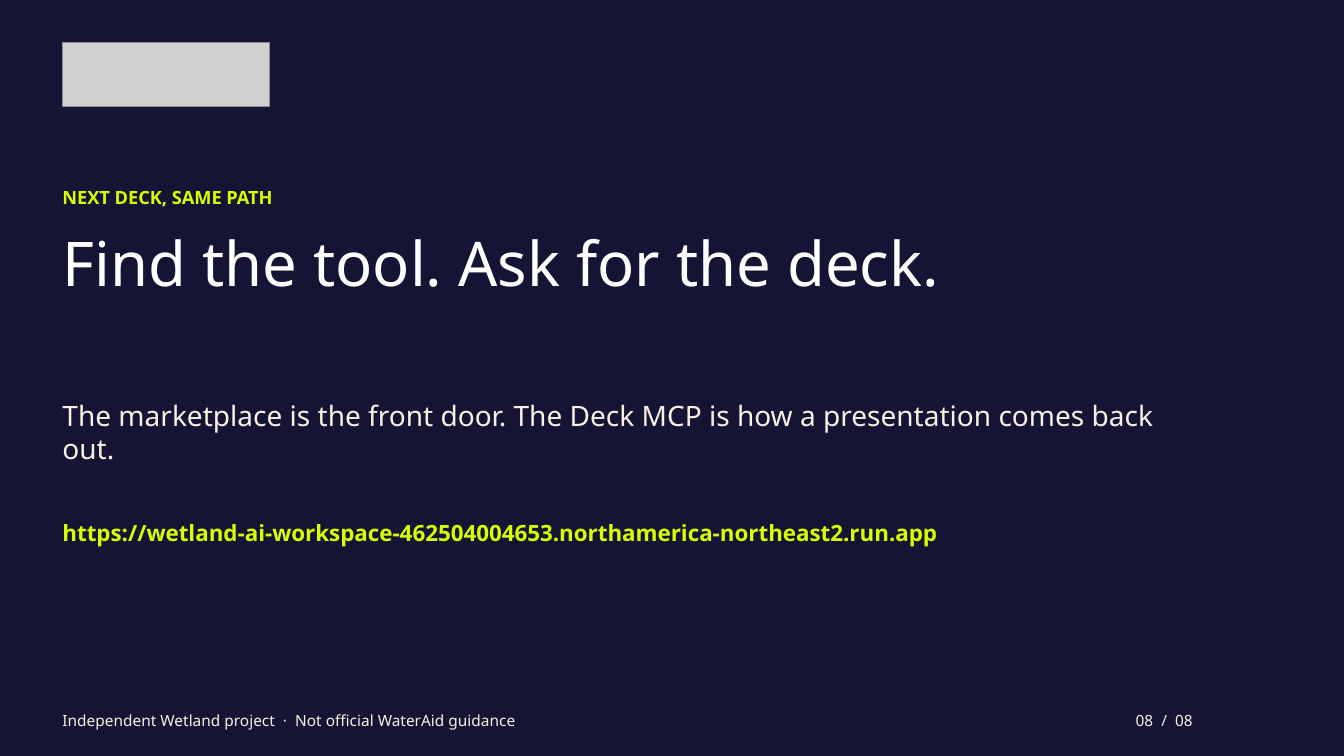
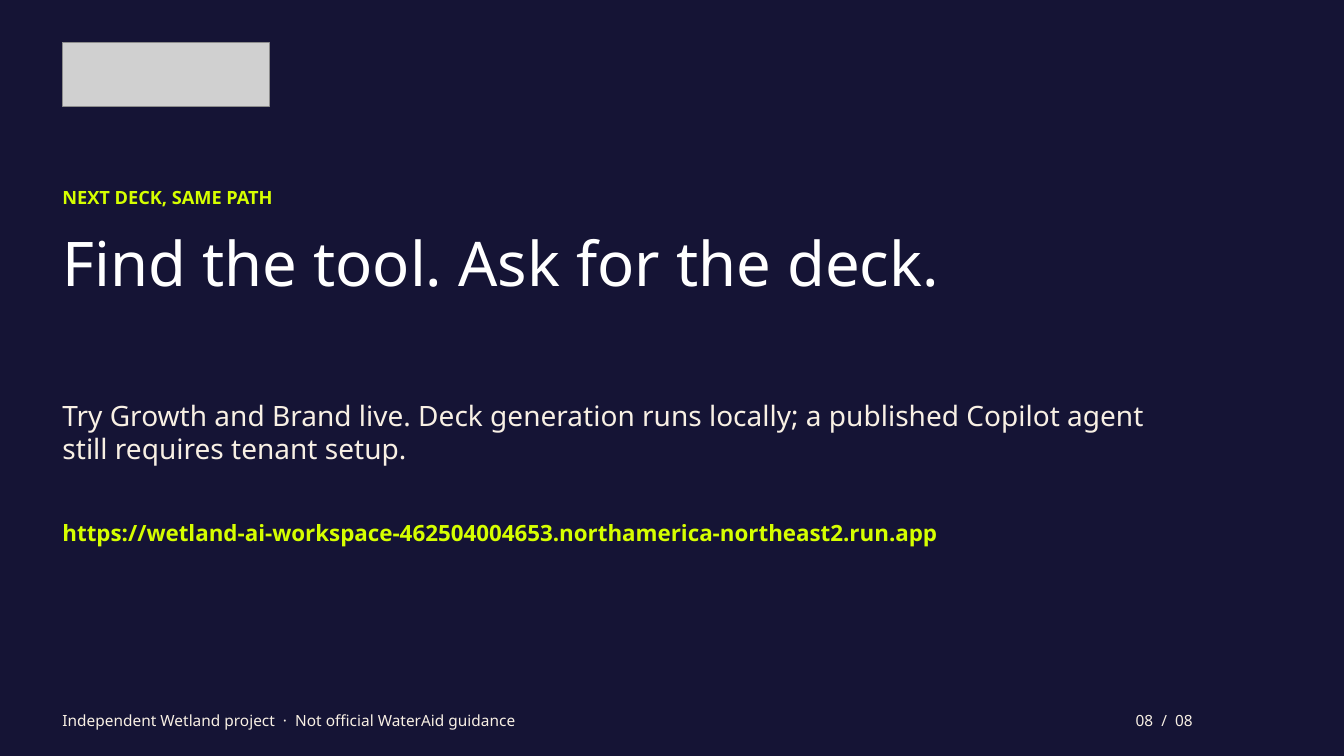
Before and after one commit to mohammedahmxd/Wetland, a slide deck: slide 8 of decks/wetland-mcp-marketplace.pptx. Drawn at 1344x756 pixels with LibreOffice and Linux fonts; fonts in the diff are those of the drawing; grey boxes stand for pictures. Boxes give left, top, right and bottom in pixels: in the first picture for what was removed or moved away, otherwise in the second. Text is boxed around its words. In the diff, an @@ line names an element or a change of style, - is before the commit and + after.

Commit message:
Refresh marketplace claims and protect local Deck MCP writes

```diff
--- a/decks/wetland-mcp-marketplace.pptx
+++ b/decks/wetland-mcp-marketplace.pptx
@@ text at box(62, 404, 1143, 466): text changed @@
-The marketplace is the front door. The Deck MCP is how a presentation comes back out.
+Try Growth and Brand live. Deck generation runs locally; a published Copilot agent still requires tenant setup.
```
Also in this commit, not shown: 4 other slides changed, 5 other files.
